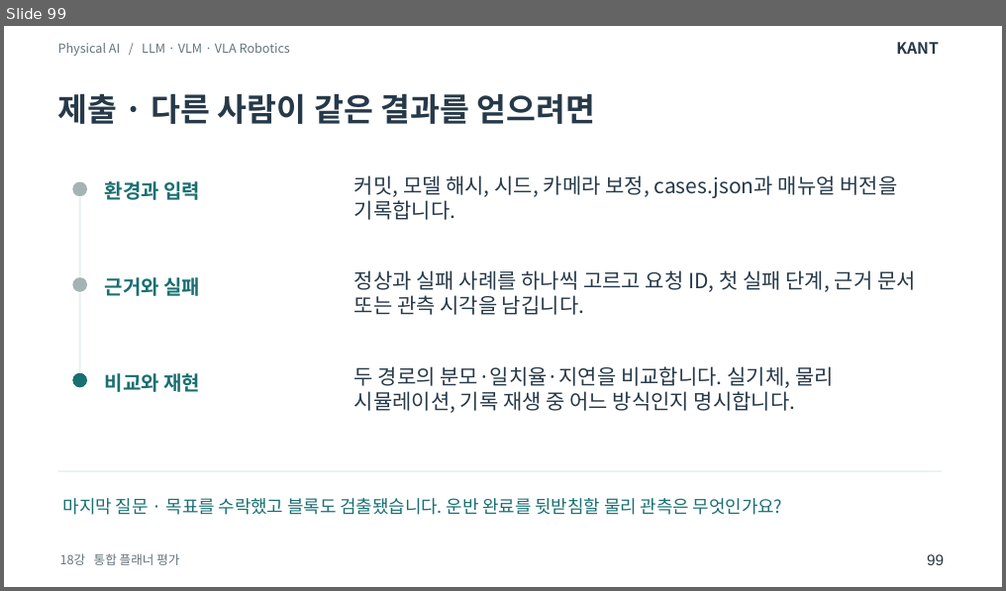
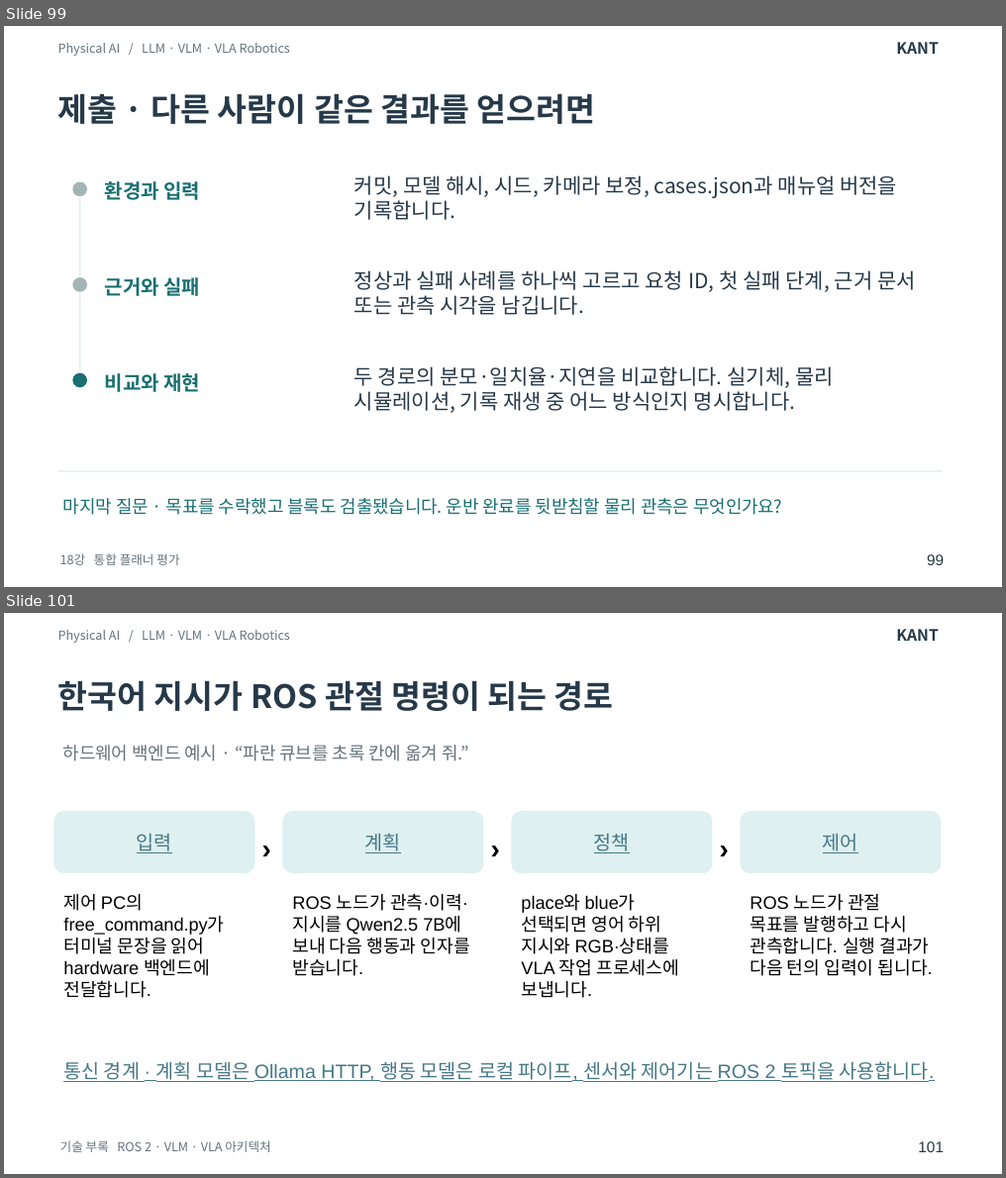
Before and after one commit to SpartaPA/waffle-mpx-lyrical, a slide deck: lessons/14-18/lessons-14-18.pptx. Shown one above the other, each under a label of ours: slide 99 before the commit, slides 99 and 101 after it; the slides between them are not shown. The pictures are 1006x591 and 1006x1178 pixels, drawn with LibreOffice and Linux fonts; fonts in the diff are those of the drawing. Boxes give left, top, right and bottom in pixels: in the first picture for what was removed or moved away, otherwise in the second. Text is boxed around its words. In the diff, an @@ line names an element or a change of style, - is before the commit and + after.

Commit message:
ROS 관측에서 VLA 추론과 OpenCR 제어까지 이어지는 구조를 교안에 담았습니다

```diff
--- a/lessons/14-18/lessons-14-18.pptx
+++ b/lessons/14-18/lessons-14-18.pptx
@@ slide 101 added at (4,613,1002,1174), background #FFFFFF @@
@@ text added at (58,630,290,643), 9 pt, text #65747B @@
+Physical AI / LLM · VLM · VLA Robotics
@@ text added at (896,629,939,641), 11.2 pt, text #263949, bold @@
+KANT
@@ text added at (58,680,614,711), 23.2 pt, text #263949, bold @@
+한국어 지시가 ROS 관절 명령이 되는 경로
@@ text added at (63,745,469,761), 12.8 pt, text #65747B @@
+하드웨어 백엔드 예시 · “파란 큐브를 초록 칸에 옮겨 줘.”
@@ rounded rectangle added at (54,812,254,873), fill #DEF0F0, 14 pt, text #467886, underline @@
+입력
@@ rounded rectangle added at (282,812,483,873), fill #DEF0F0, 14 pt, text #467886, underline @@
+계획
@@ rounded rectangle added at (511,812,712,873), fill #DEF0F0, 14 pt, text #467886, underline @@
+정책
@@ rounded rectangle added at (741,812,942,873), fill #DEF0F0, 14 pt, text #467886, underline @@
+제어
@@ text added at (252,821,291,874), 20 pt, text #000000, bold @@
+›
@@ text added at (481,821,520,874), 20 pt, text #000000, bold @@
+›
@@ text added at (710,821,748,874), 20 pt, text #000000, bold @@
+›
@@ text added at (63,894,224,998), 13 pt, text #000000 @@
+제어 PC의 free_command.py가 터미널 문장을 읽어 hardware 백엔드에 전달합니다.
@@ text added at (292,894,470,976), 13 pt, text #000000 @@
+ROS 노드가 관측·이력·지시를 Qwen2.5 7B에 보내 다음 행동과 인자를 받습니다.
@@ text added at (521,895,679,998), 13 pt, text #000000 @@
+place와 blue가 선택되면 영어 하위 지시와 RGB·상태를 VLA 작업 프로세스에 보냅니다.
@@ text added at (749,894,933,976), 13 pt, text #000000 @@
+ROS 노드가 관절 목표를 발행하고 다시 관측합니다. 실행 결과가 다음 턴의 입력이 됩니다.
@@ text added at (63,1061,935,1082), 14 pt, text #467886, underline @@
+통신 경계 · 계획 모델은 Ollama HTTP, 행동 모델은 로컬 파이프, 센서와 제어기는 ROS 2 토픽을 사용합니다.
@@ text added at (60,1141,270,1153), 9 pt, text #65747B @@
+기술 부록 ROS 2 · VLM · VLA 아키텍처
@@ text added at (918,1142,944,1153), 11 pt, text #26383D @@
+101
```
Also in this commit, not shown: 7 other slides added, 2 other files.
